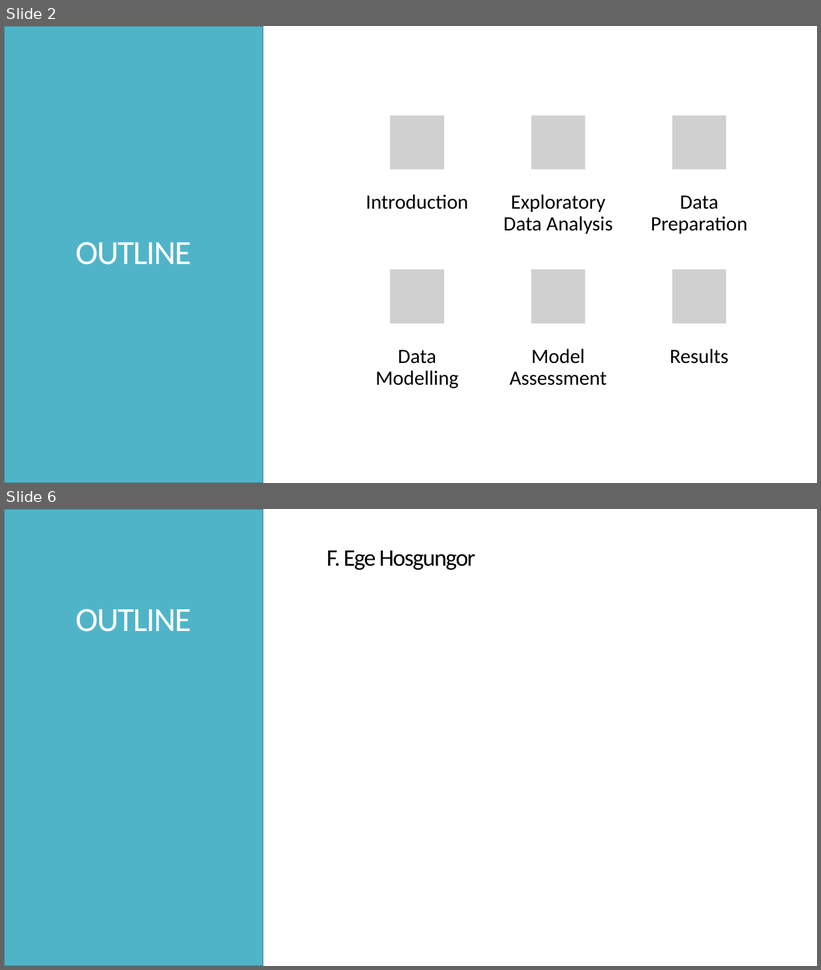
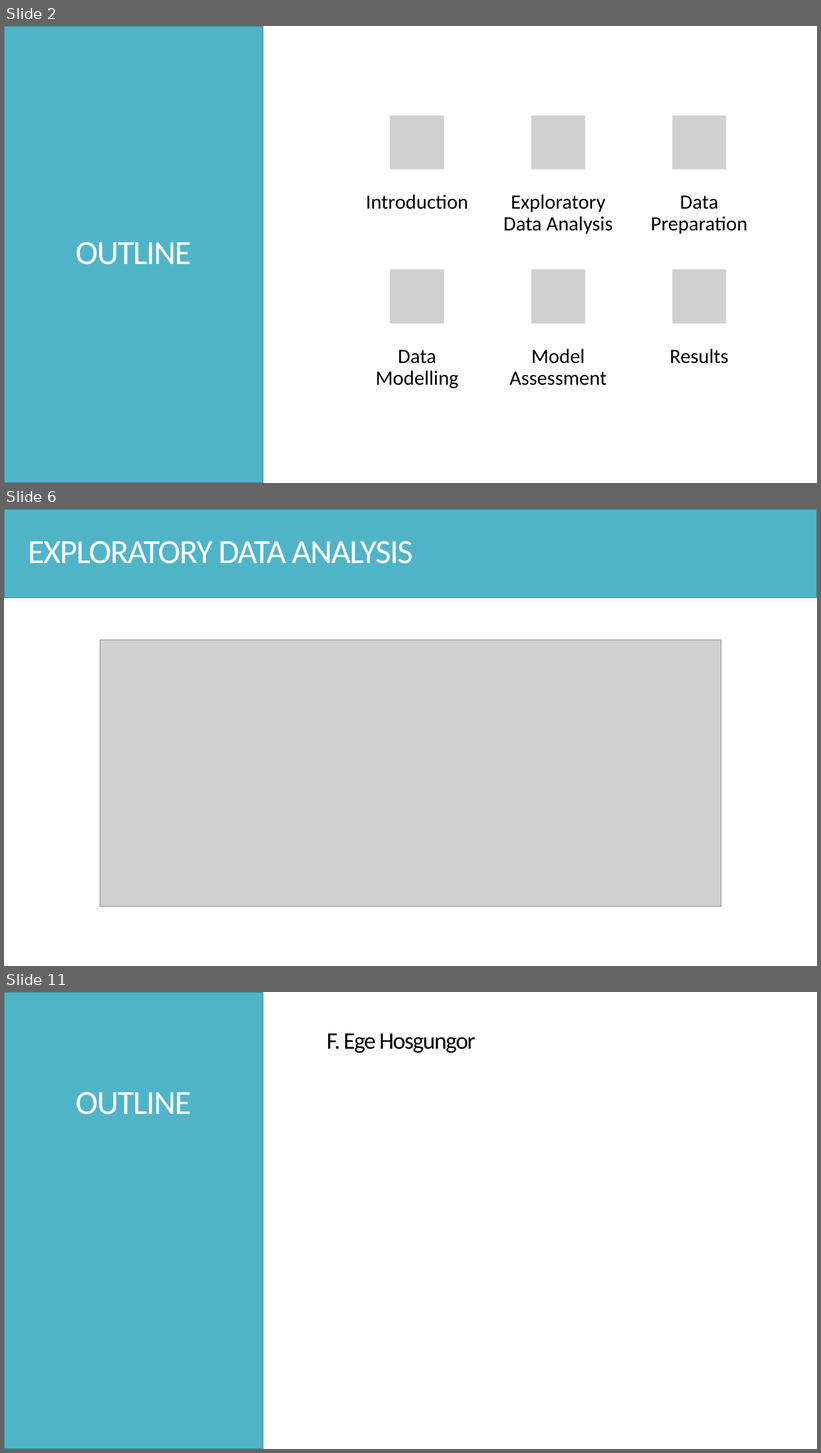
Before and after one commit to Hsgngr/dataiku_income_classification, a slide deck: Task_Presentation.pptx. Shown one above the other, each under a label of ours: slides 2 and 6 before the commit, slides 2, 6 and 11 after it; the slides between them are not shown. The pictures are 821x970 and 821x1453 pixels, drawn with LibreOffice and Linux fonts; fonts in the diff are those of the drawing; grey boxes stand for pictures. Boxes give left, top, right and bottom in pixels: in the first picture for what was removed or moved away, otherwise in the second. Text is boxed around its words. In the diff, an @@ line names an element or a change of style, - is before the commit and + after.

```diff
--- a/Task_Presentation.pptx
+++ b/Task_Presentation.pptx
@@ slide 6 added at [4, 509, 817, 966], background #FFFFFF @@
@@ rectangle added at [4, 509, 817, 598], fill #50B4C8, outline #3B8594 1 pt @@
@@ text added at [28, 541, 413, 564], 40 pt, text #FFFFFF @@
+EXPLORATORY DATA ANALYSIS
@@ picture added at [100, 640, 721, 908] @@
@@ what was slide 6 is now slide 11 @@
```
Also in this commit, not shown: 3 slides changed, 4 other slides added, 1 slide removed.
